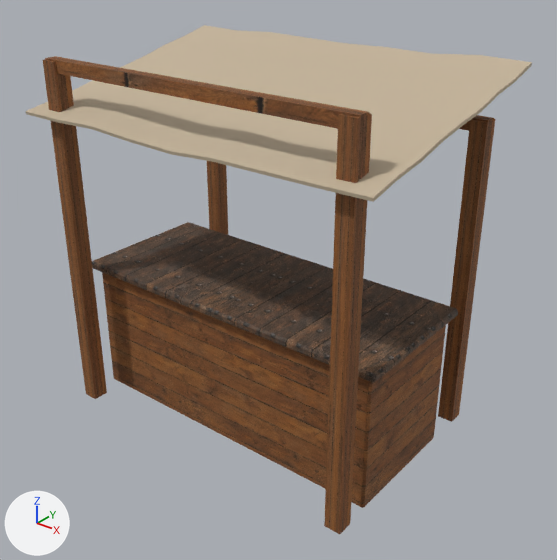
The glTF model content/models/city/market-stall-v01.glb as it was, and as the next commit left it.
One viewpoint serves both versions: a 50 mm camera at (3.01, -3.65, 3.3) aimed at (0.11, -0.03, 1.06). Every picture has the same lights, and +X, +Y and +Z are marked at lower left. The older version comes first.

The older version as bpy lines, for what is in view:
```python
mat_canvas = principled_material('canvas')
mat_canvas.base_color = (0.55, 0.45, 0.32)  # beige #c4b399
mat_canvas.roughness = 0.9
me_market_stall = bpy.data.meshes.new('market-stall')
me_market_stall.from_pydata(...)  # 258 vertices, 480 faces; spans x -1.3..1.3, y -0.84..0.84, z 0.0..2.5
# faces by material slot: [116, 44, 320]
me_market_stall.materials.append(mat_planks_worn)
me_market_stall.materials.append(mat_planks_dark)  # picture img_planks_dark
me_market_stall.materials.append(mat_canvas)  # beige #c4b399
ob_market_stall = bpy.data.objects.new('market-stall', me_market_stall)
ob_market_stall.location = (0.0, 0.0, 0.0)
```
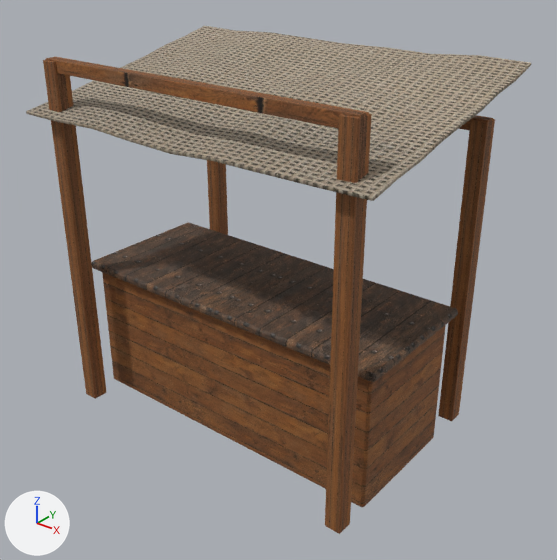
Location of each change, [x1, y1, x2, y2] in pixels of the pictures (557 x 560 px):
'market-stall', surface changed (darker): [26, 26, 531, 534] in both

What the commit changed:
Picture 'wt-burlap' (img_wt_burlap) is new.
In material 'canvas' (mat_canvas), base_color is no longer (0.55, 0.45, 0.32), beige #c4b399.
In material 'canvas' (mat_canvas), texture is now set to img_wt_burlap.
In material 'canvas' (mat_canvas), roughness goes from 0.9 to 0.92.
